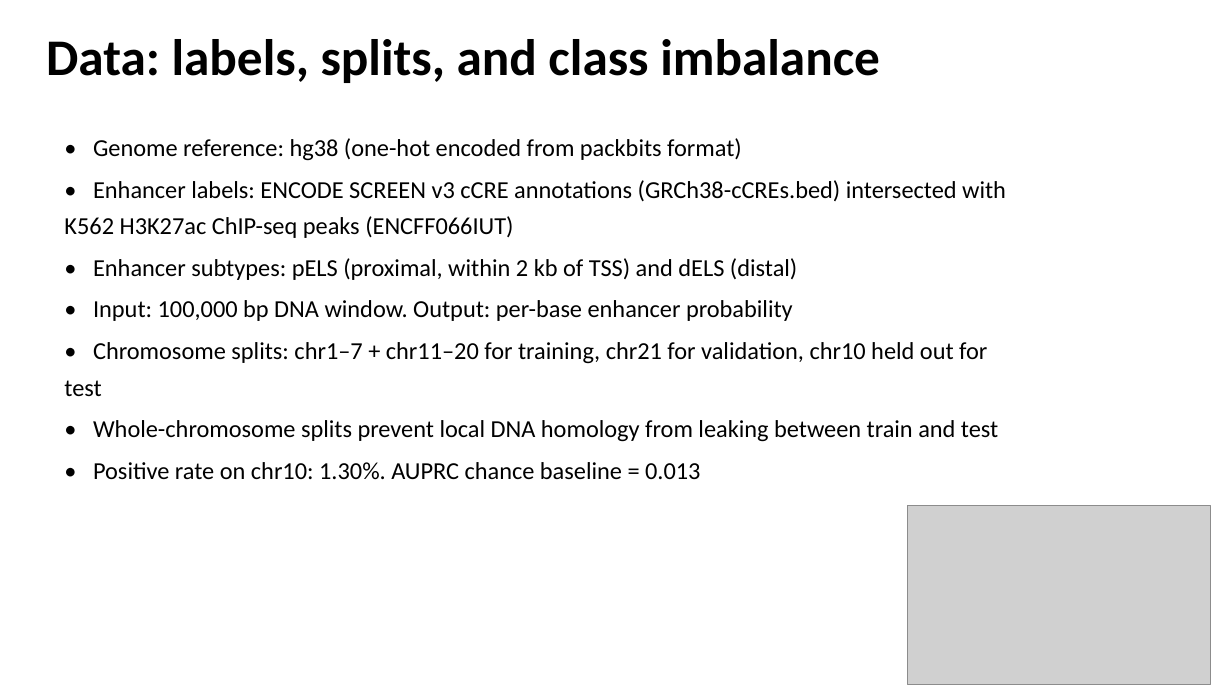
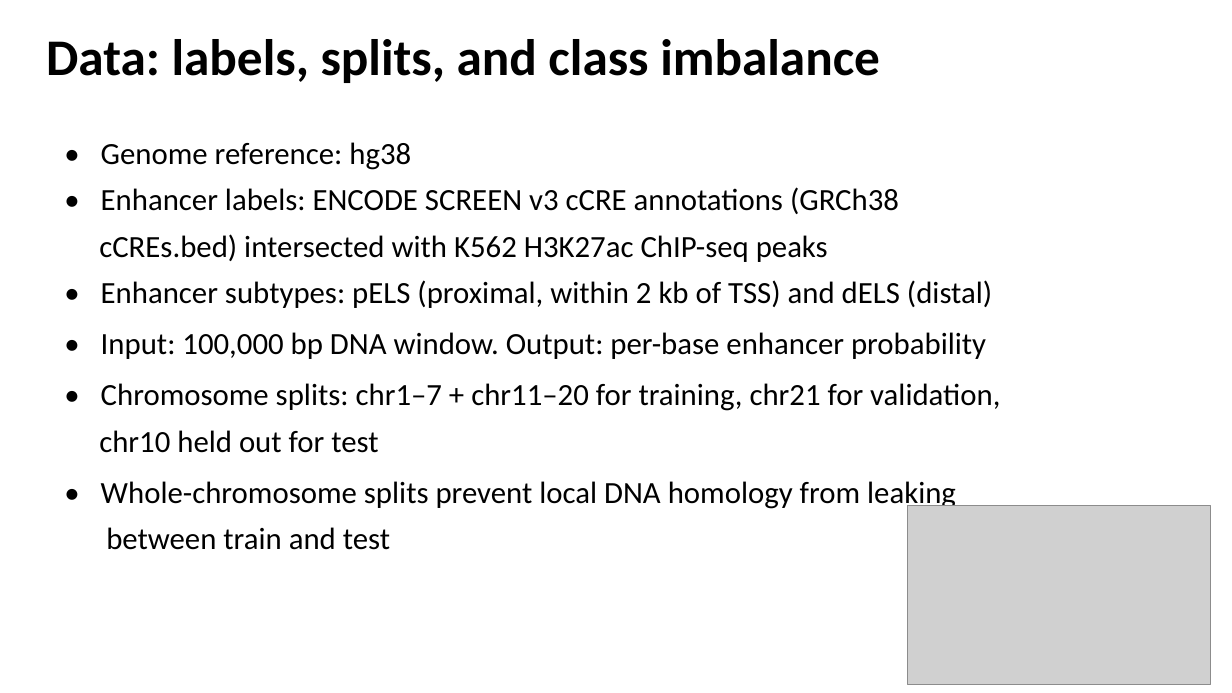
Before and after one commit to hahu1013/enhancer_prediction_k562, a slide deck: slide 3 of slides/K562_enhancer_prediction.pptx. Drawn at 1232x693 pixels with LibreOffice and Linux fonts; fonts in the diff are those of the drawing; grey boxes stand for pictures. Boxes give left, top, right and bottom in pixels: in the first picture for what was removed or moved away, otherwise in the second. Text is boxed around its words. In the diff, an @@ line names an element or a change of style, - is before the commit and + after.

```diff
--- a/slides/K562_enhancer_prediction.pptx
+++ b/slides/K562_enhancer_prediction.pptx
@@ text at [99,142,899,262]: text changed; size 19 to 24 pt @@
-• Genome reference: hg38 (one-hot encoded from packbits format)
-• Enhancer labels: ENCODE SCREEN v3 cCRE annotations (GRCh38-cCREs.bed) intersected with K562 H3K27ac ChIP-seq peaks (ENCFF066IUT)
+• Genome reference: hg38
+• Enhancer labels: ENCODE SCREEN v3 cCRE annotations (GRCh38
+cCREs.bed) intersected with K562 H3K27ac ChIP-seq peaks
@@ text at [99,280,1000,550]: size 19 to 24 pt in "• Enhancer subtypes: pELS (proximal, within 2 ...", "• Input: 100,000 bp DNA window. Output: ...", "• Chromosome splits: chr1–7 + chr11–20 for ...", "• Whole-chromosome splits prevent local DNA homology ..."; less space between paragraphs @@
@@ text at [93,462,700,480]: paragraph removed @@
-• Positive rate on chr10: 1.30%. AUPRC chance baseline = 0.013
```
Also in this commit, not shown: 6 other slides changed.
